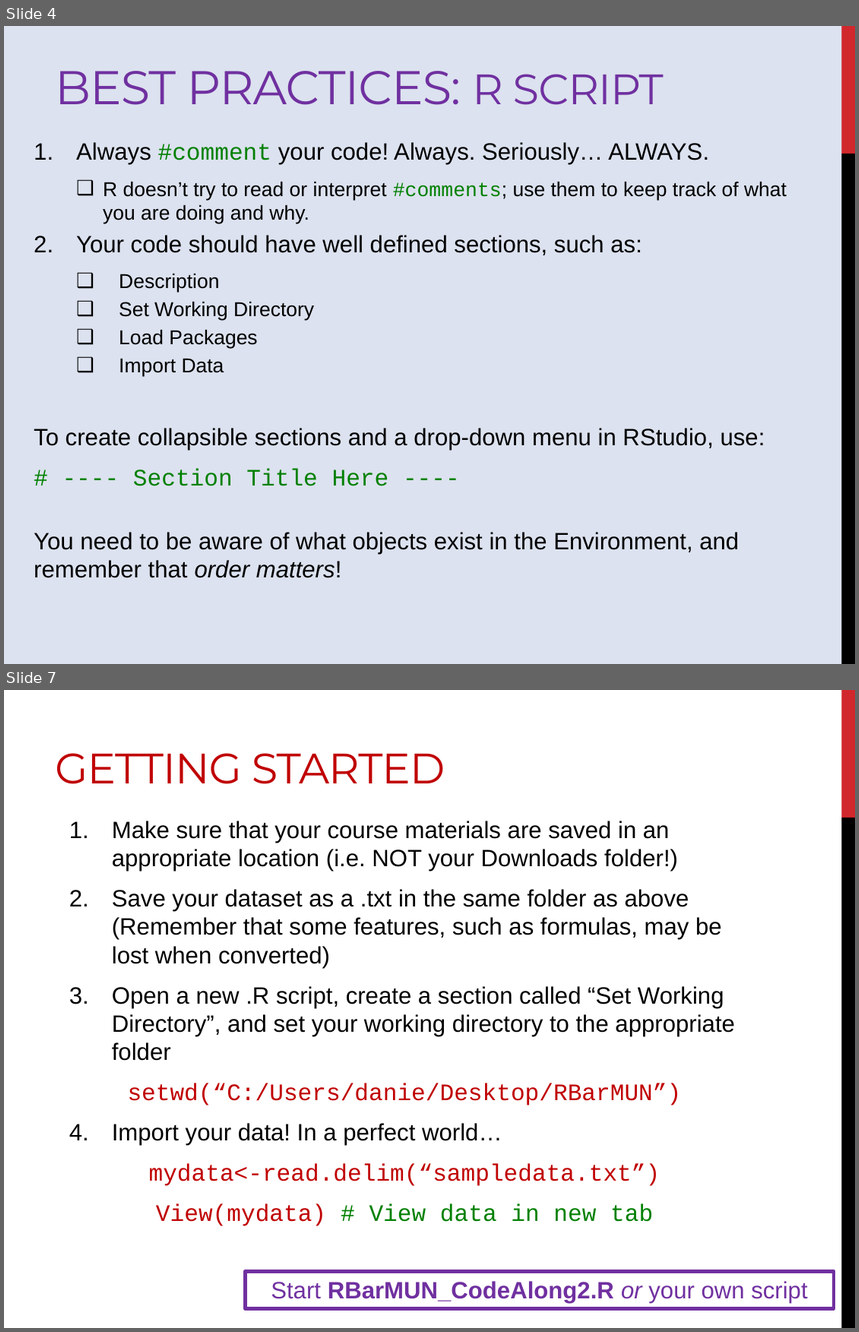
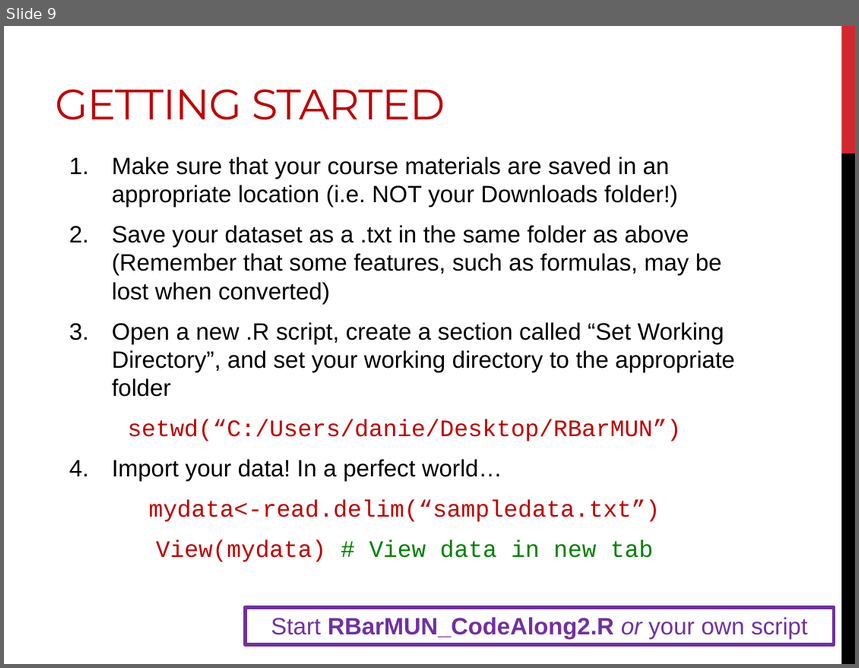
Before and after one commit to DanielleQuinn/RBarMUN, a slide deck: IntroWorkshop/RBar_IntroII.pptx. Shown one above the other, each under a label of ours: slides 4 and 7 before the commit, slide 9 after it; the slides between them are not shown. The pictures are 859x1332 and 859x668 pixels, drawn with LibreOffice and Linux fonts; fonts in the diff are those of the drawing. Boxes give left, top, right and bottom in pixels: in the first picture for what was removed or moved away, otherwise in the second. Text is boxed around its words. In the diff, an @@ line names an element or a change of style, - is before the commit and + after.

```diff
--- a/IntroWorkshop/RBar_IntroII.pptx
+++ b/IntroWorkshop/RBar_IntroII.pptx
@@ slide 4 removed at <box>4,26,855,664</box>, background #DCE2EF; not listed: 2 template elements that a slide beside it also shows @@
@@ title removed at <box>55,71,664,105</box> @@
-BEST PRACTICES: R SCRIPT
@@ text removed at <box>34,142,787,579</box> @@
-1. Always #comment your code! Always. Seriously… ALWAYS.
-  ❑ R doesn’t try to read or interpret #comments; use them to keep track of what you are doing and why.
-2. Your code should have well defined sections, such as:
-  ❑ Description
-  ❑ Set Working Directory
-  ❑ Load Packages
-  ❑ Import Data
-To create collapsible sections and a drop-down menu in RStudio, use:
-# ---- Section Title Here ----
-You need to be aware of what objects exist in the Environment, and remember that order matters!
@@ what was slide 7 is now slide 9 @@
```
Also in this commit, not shown: 2 slides changed, 6 slides added, 3 other slides removed.
